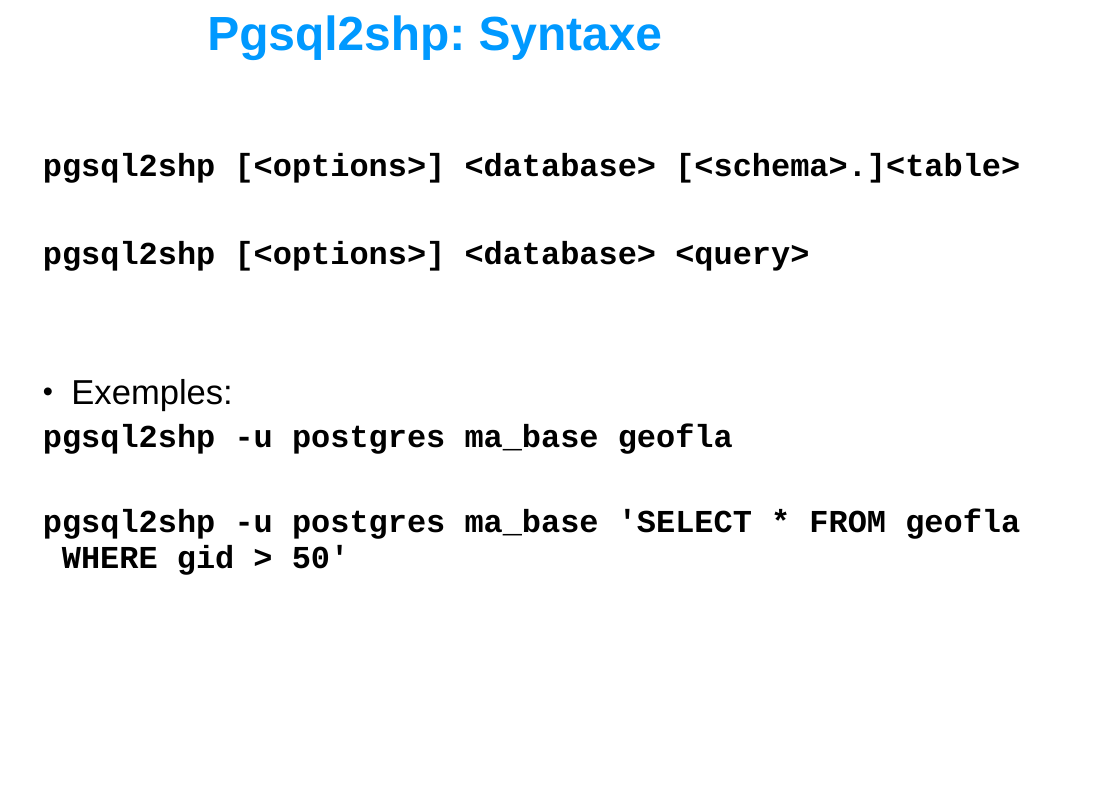
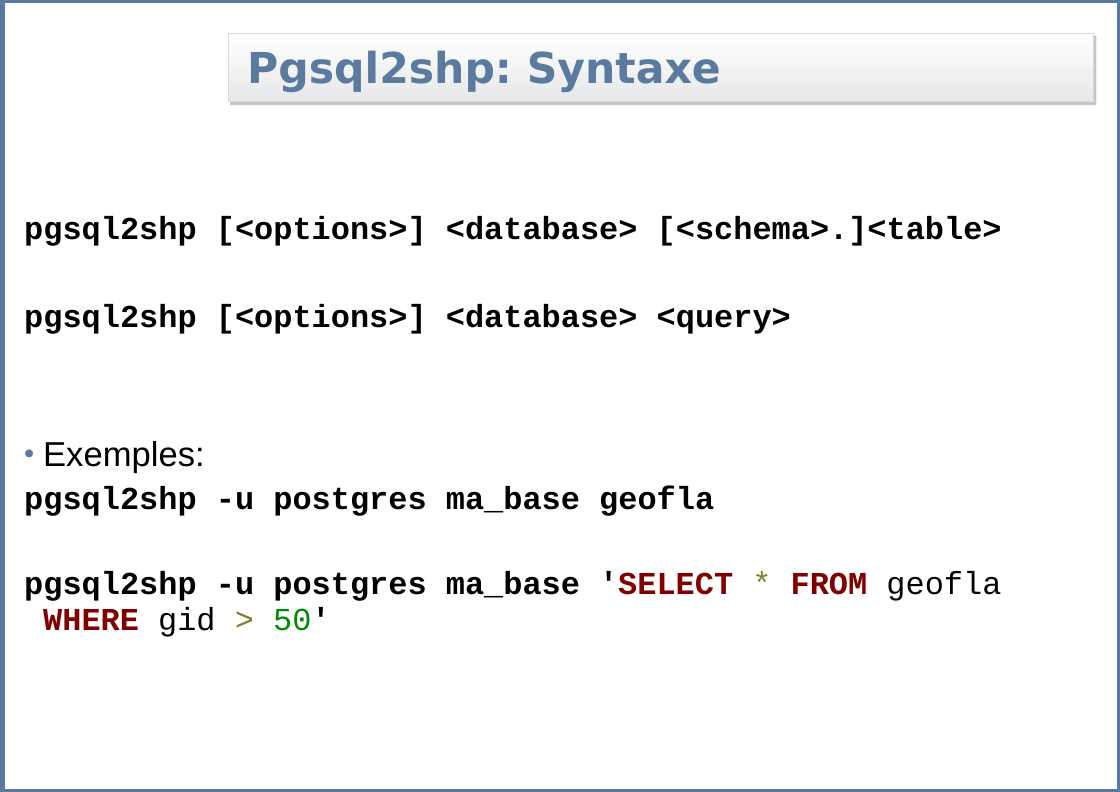
Before and after one commit to Gretti/geoadminsuite, a slide deck: slide 9 of branches/home/formation/postgis/postgis/slides/04_postgis_load_data.ppt. Drawn at 1120x792 pixels with LibreOffice and Linux fonts; fonts in the diff are those of the drawing; background and template pictures are left out. Boxes give left, top, right and bottom in pixels: in the first picture for what was removed or moved away, otherwise in the second. Text is boxed around its words. In the diff, an @@ line names an element or a change of style, - is before the commit and + after.

```diff
--- a/branches/home/formation/postgis/postgis/slides/04_postgis_load_data.ppt
+++ b/branches/home/formation/postgis/postgis/slides/04_postgis_load_data.ppt
@@ rectangle added at (2, 0, 1120, 792), outline #5B799E 4.51 pt @@
@@ title "Pgsql2shp: Syntaxe": place and size @@
-title "Pgsql2shp: Syntaxe" at (207, 15, 663, 59)
+title "Pgsql2shp: Syntaxe" at (228, 34, 1093, 102)
@@ title "Pgsql2shp: Syntaxe" at (228, 34, 1093, 102): size 36 to 32 pt, font Arial to DejaVu Sans, text colour #0099FF to #5B7A9F; indent changed; fill none to gradient #FFFFFF to #E7E8E9; outline none to #D9D9D9 0.74 pt; shadow on @@
@@ text "pgsql2shp [<options>] <database> [<schema>.]<table>": place and size @@
-text "pgsql2shp [<options>] <database> [<schema>.]<table>" at (43, 153, 1020, 575)
+text "pgsql2shp [<options>] <database> [<schema>.]<table>" at (24, 216, 1002, 637)
@@ text at (24, 441, 1001, 637): text colour #000000 to #800000 in "'SELECT FROM WHERE"; text colour #000000 to #808030 in "* >"; text colour #000000 to #008C00 in "50'"; bold off in "* geofla gid > 50'"; bullet colour #000000 to #5B7A9F @@
```
Also in this commit, not shown: 8 other slides changed, 6 slides added, 58 other files.
